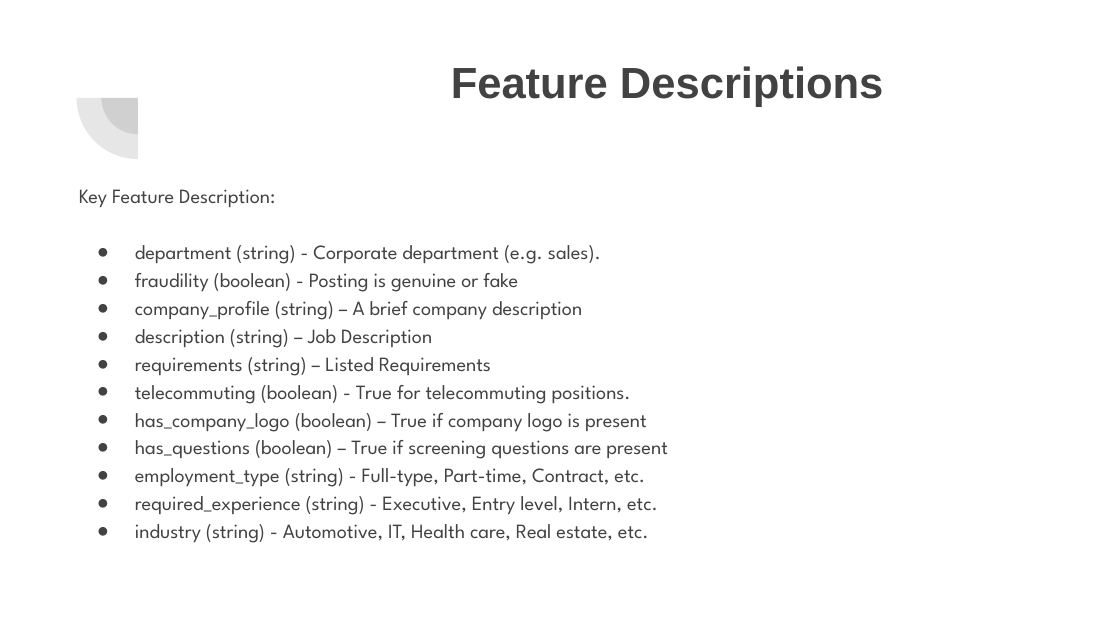
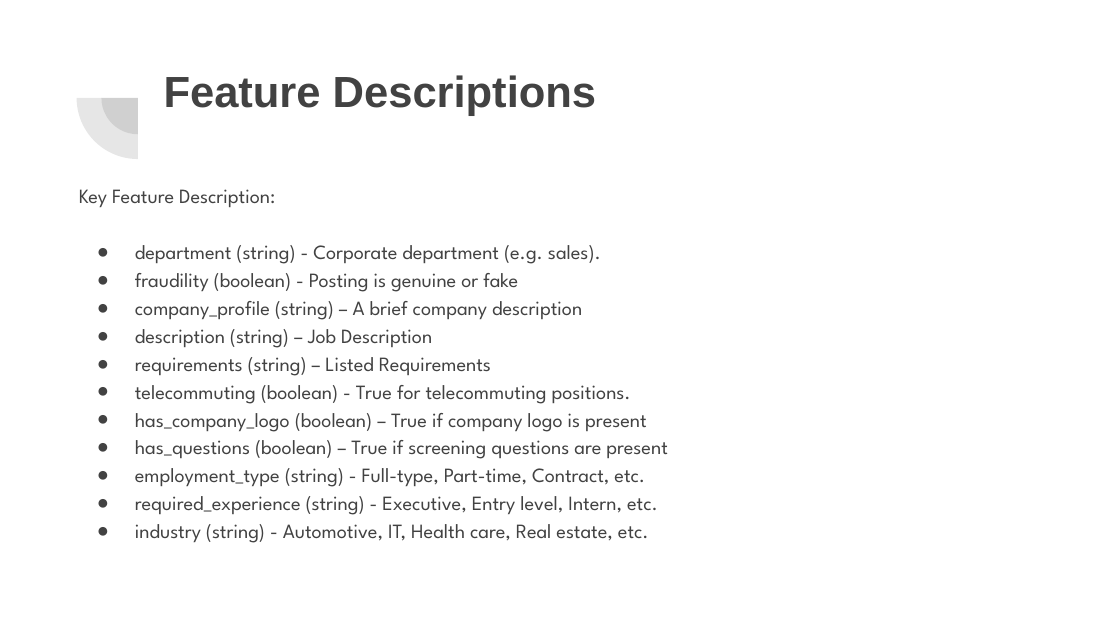
Before and after one commit to shpatgashi/machine_learning_experiments, a slide deck: slide 36 of Machine Learning.pptx. Drawn at 1120x630 pixels with LibreOffice and Linux fonts; fonts in the diff are those of the drawing. Boxes give left, top, right and bottom in pixels: in the first picture for what was removed or moved away, otherwise in the second. Text is boxed around its words. In the diff, an @@ line names an element or a change of style, - is before the commit and + after.

```diff
--- a/Machine Learning.pptx
+++ b/Machine Learning.pptx
@@ title "Feature Descriptions": place and size @@
-title "Feature Descriptions" at [451,66,883,107]
+title "Feature Descriptions" at [164,75,596,116]
```
Also in this commit, not shown: 12 slides added.
